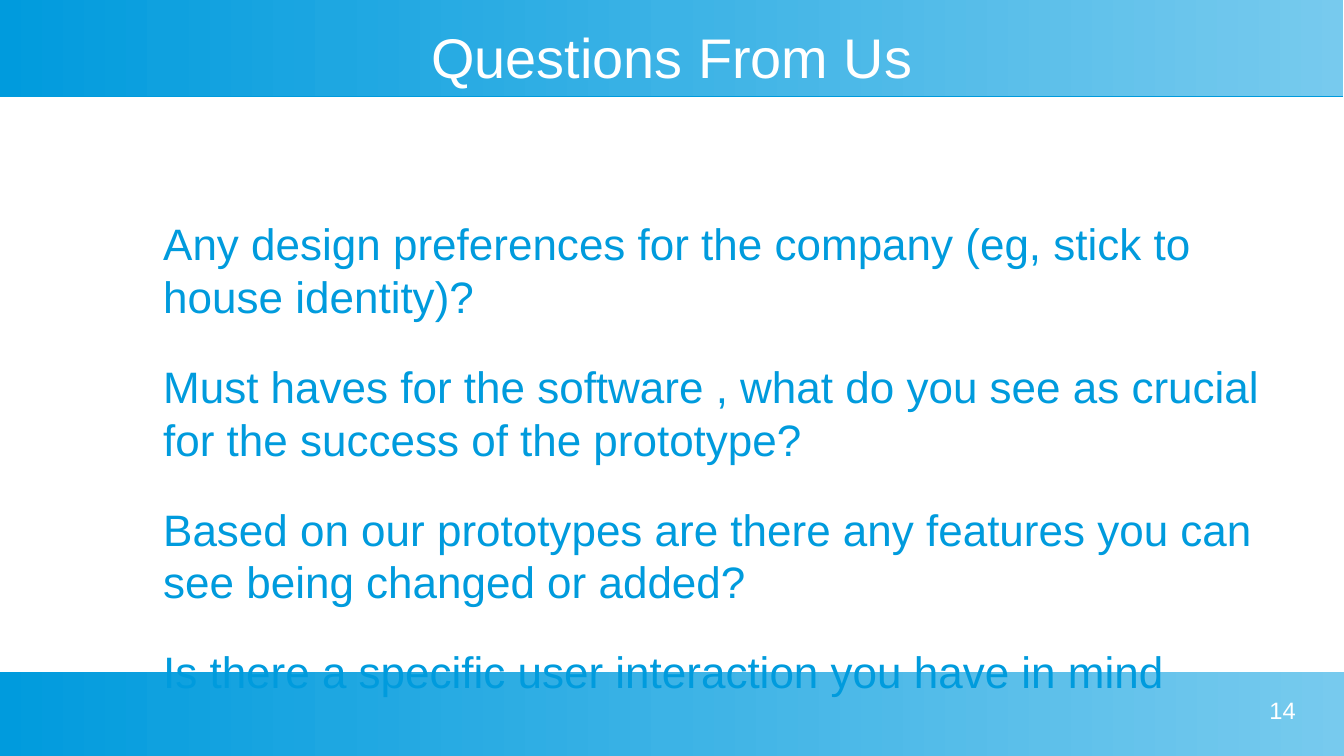
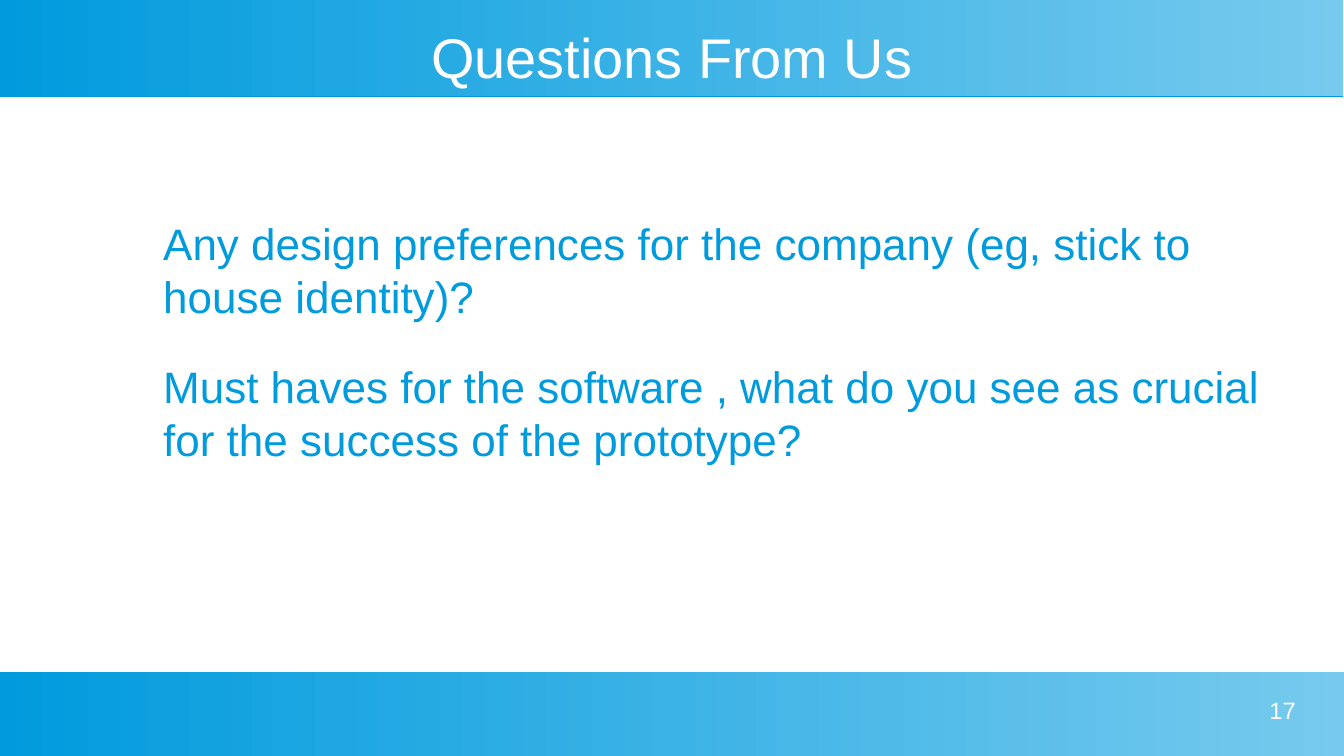
Before and after one commit to CamH04/Enterprise-Project-Group-9, a slide deck: slide 17 of docs/First Client Presentation 1.odp (slide 14 before the commit). Drawn at 1344x756 pixels with LibreOffice and Linux fonts; fonts in the diff are those of the drawing. Boxes give left, top, right and bottom in pixels: in the first picture for what was removed or moved away, otherwise in the second. Text is boxed around its words. In the diff, an @@ line names an element or a change of style, - is before the commit and + after.

```diff
--- a/docs/First Client Presentation 1.odp
+++ b/docs/First Client Presentation 1.odp
@@ text at bbox=[163, 514, 1251, 697]: paragraphs removed @@
-  Based on our prototypes are there any features you can see being changed or added?
-  Is there a specific user interaction you have in mind
@@ page number at bbox=[1269, 702, 1295, 719]: text changed @@
-14
+17
```
Also in this commit, not shown: 3 other slides changed, 4 slides added, 1 slide removed, 5 other files.
